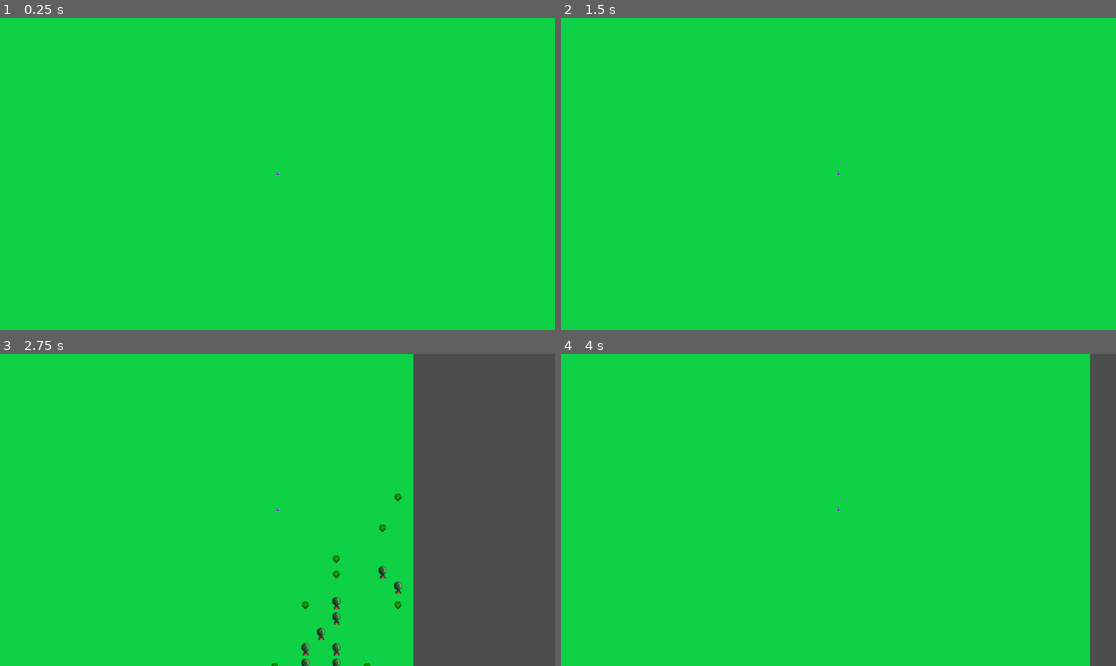
Above: before the commit, frames 1-4 (two rows, left to right).
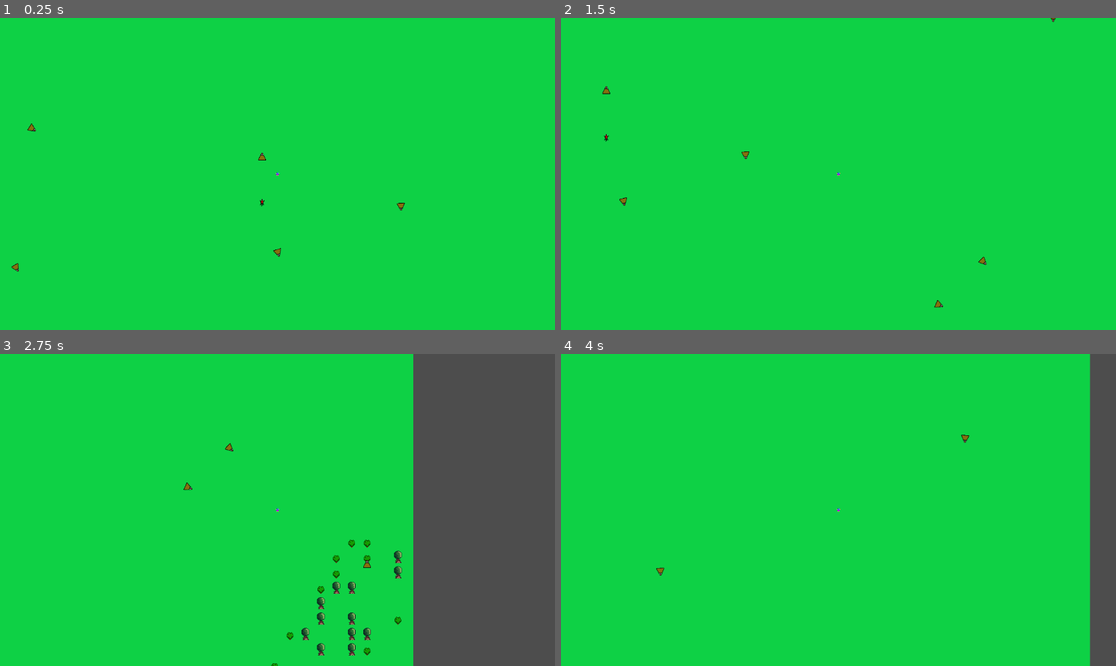
Above: after the commit, the same moments.

Repository: JimBimBomBom/Bakalarka---CLEAN
Game: Godot game, scene res://SCENES/world_scene.tscn
Two runs of this game, one before a commit and one after it. Both use one fixed random seed, a clock stepped at 60 frames per second and the inputs below.
Inputs:
- Up to frame 1 (0.25 s): no input
- Up to frame 2 (1.5 s): hold Right (ui_right) 0.53-1.28 s; hold Down (ui_down) from 1.28 s (still down)
- Up to frame 3 (2.75 s): release Down (ui_down) at 2.03 s; hold Right (ui_right) from 2.03 s (still down)
- Up to frame 4 (4 s): release Right (ui_right) at 2.78 s; hold Up (ui_up) 2.78-3.53 s; hold Left (ui_left) from 3.53 s (still down)

The runs differ from the first frame. In frame 1, 0.1% of the frame differs, in the area x 2-73%, y 33-82%; in frame 2, 0.1%; in frame 3, 1.3%, in the area x 33-73%, y 28-100%; in frame 4, less than 0.1%.
Error before the commit: Parse Error: Could not resolve super class inheritance from "Animal_Characteristics". (res://SCRIPTS/NPC_FSM/Animal.gd:1)

Commit message:
New PC -> upload

Diff:
--- a/Simulation/SCRIPTS/Global/World_Variables.gd
+++ b/Simulation/SCRIPTS/Global/World_Variables.gd
@@ -27,7 +27,10 @@
 var seek_hydration_threshold = 0.2
 var seek_nutrition_threshold = 0.2
 var animal_acceleration_mult = 10
-var animal_velocity_mult = 40
+var animal_velocity_mult = 5
+
+var fight_back_chance = 0.2
+var agility_modifier = 5
 
 #Groups
 var animal_group : String = "Animals"
--- a/Simulation/SCRIPTS/NPC_FSM/Animal.gd
+++ b/Simulation/SCRIPTS/NPC_FSM/Animal.gd
@@ -28,11 +28,13 @@
 
 func spawn_animal(pos, type, parent_1, parent_2):
 	genes = genes.pass_down_genes(parent_1.genes, parent_2.genes)
+	vore_type = type
 	set_characteristics(genes)
 	position = Vector2(pos.x, pos.y) * World.tile_size
 
 func construct_animal(pos : Vector2i, type : World.Vore_Type):
 	genes.generate_genes()
+	vore_type = type
 	set_characteristics(genes)
 	position = Vector2(pos.x, pos.y) * World.tile_size
 
@@ -61,11 +63,11 @@
 		animal_state = Animal_Base_States.SATED
 
 func reset_acceleration():
-	acceleration *= 0
+	desired_velocity *= 0
 
 func stop_animal():
 	velocity *= 0
-	acceleration *= 0
+	desired_velocity *= 0
 
 func free_cadaver():
 	remove_from_group(World.cadaver_group)
@@ -97,7 +99,7 @@
 func filter_animals_by_danger() -> Array[Animal]:
 	var dangerous_animals : Array[Animal]
 	for animal in detected_animals:
-		if genes.vore_type == World.Vore_Type.HERBIVORE and animal.genes.vore_type == World.Vore_Type.CARNIVORE:
+		if vore_type == World.Vore_Type.HERBIVORE and animal.vore_type == World.Vore_Type.CARNIVORE:
 			dangerous_animals.append(animal)
 	return dangerous_animals
 
@@ -119,11 +121,10 @@
 				closest_animal = dist
 	return result
 
-
 func fight(defender : Animal) -> void: # mb have a combat log -> combat instance with participants(many herbivores fighting off a carnivore etc.)
 	defender.health -= attack_damage
-	if position.distance_to(defender.position) < defender.attack_range and randf_range(0, 1) < 0.2:
-		health -= defender.attack_damage
+	#if randf_range(0, 1) < World.fight_back_chance:
+	#	health -= defender.attack_damage
 
 func within_bounds(tile_index : Vector2) -> bool:
 	if tile_index.x > -World.width and tile_index.x < World.width and tile_index.y > -World.height and tile_index.y < World.height:
@@ -133,8 +134,7 @@
 func max(a : int, b : int) -> int:
 	if a > b:
 		return a
-	else:
-		return b
+	return b
 
 func get_tiles_from_senses() -> Array[World.Tile_Properties]:
 	var result : Array[World.Tile_Properties]
@@ -179,11 +179,11 @@
 			result.append(animal)
 	return result
 
-func reproduce_with_animal(animal):
+func reproduce_with_animal(animal : Animal):
 	# can_have_sex = false
 	animal.become_pregnant(self)
 
-func become_pregnant(partner):
+func become_pregnant(partner : Animal):
 	can_have_sex = false
 	sexual_partner = partner
 	get_node("pregnancy_timer").start()
--- a/Simulation/SCRIPTS/NPC_FSM/Carnivore.gd
+++ b/Simulation/SCRIPTS/NPC_FSM/Carnivore.gd
@@ -13,8 +13,7 @@
 
 	match animal_state:
 		Animal_Base_States.FLEEING:
-			var force = get_flee_dir(dangerous_animals)
-			move_calc(force)
+			var force = set_next_move(get_flee_dir(dangerous_animals))
 		Animal_Base_States.HUNGRY:
 			var animals_in_range : Array[Animal]
 			if nutrition_norm < 0.1: #animals_in_hearing_range#filter_animals_by_type(animals_in_hearing_range, Animal_Types.DEER)
@@ -26,15 +25,15 @@
 			if not cadavers_in_range.is_empty() or not animals_in_range.is_empty(): #STALKING
 				carnivore_eat(animals_in_range, cadavers_in_range, delta)
 			else:
-				move_calc(get_roam_dir(animals_of_same_type))
+				set_next_move(wander())
 		Animal_Base_States.THIRSTY:
 			var hydration_in_range : Array[World.Tile_Properties] = hydration_in_range()
 			if not hydration_in_range.is_empty():
 				animal_hydrate(hydration_in_range, delta)
 			else:
-				move_calc(get_roam_dir(animals_of_same_type))
+				set_next_move(wander())
 		Animal_Base_States.SATED:
-			move_calc(get_roam_dir(animals_of_same_type))
+			set_next_move(wander())
 
 enum Consumption_State {
 	CONSUMING,
@@ -46,11 +45,11 @@
 	match consumption_state:
 		Consumption_State.SEEKING:
 			if target.animal_state == Animal_Base_States.DEAD:
-				move_calc(smooth_seek(target.position))
+				set_next_move(smooth_seek(target.position))
 				if position.distance_to(target.position) < 10:
 					consumption_state = Consumption_State.CONSUMING
 			else:
-				move_calc(pursue(target))
+				set_next_move(pursue(target))
 				if is_target_in_range(target): #ATTACKING
 					consumption_state = Consumption_State.ATTACKING
 		Consumption_State.ATTACKING:
@@ -58,25 +57,20 @@
 			fight(target) # maybe the result of fight should tell us what our next_state is (we kill our prey -> consuming)
 			consumption_state = Consumption_State.SEEKING
 		Consumption_State.CONSUMING: #TODO will consume only half the time.. consume->seek->consum...
-			# stop_animal() can't be here -> if animal wasn't the one who finished of the cadaver its' state won't change
-			# so it will remain in state CONSUMING -> so next time it would see a next target it would stop
-			if not eat_animal(target, delta):
+			if position.distance_to(target.position) >= 10 or target.animal_state != Animal_Base_States.DEAD:
 				consumption_state = Consumption_State.SEEKING
+			else:
+				eat_animal(target, delta)
 
-func eat_animal(target : Animal, delta : float) -> bool:
-	if position.distance_to(target.position) >= 10 and target.animal_state != Animal_Base_States.DEAD:
-		return false
+func eat_animal(target : Animal, delta : float):
 	stop_animal() # we are currently eating -> stop
 	var food_gain = delta * 5 #TODO
 	if target.mass <= food_gain:
 		nutrition += target.mass
 		target.free_cadaver()
-		return false # We ate our prey -> change state to SEEKING
 	else:
 		nutrition += food_gain
 		target.mass -= food_gain
-
-	return true
 
 func is_target_in_range(target : Animal) -> bool:
 	if position.distance_to(target.position) < attack_range:
@@ -114,7 +108,7 @@
 	match consumption_state:
 		Consumption_State.SEEKING:
 			var target = World.get_tile_pos(tile)
-			move_calc(smooth_seek(target))
+			set_next_move(seek(target))
 			if position.distance_to(target) < 10:
 				consumption_state = Consumption_State.CONSUMING
 		Consumption_State.CONSUMING:
@@ -129,7 +123,6 @@
 
 func process_animal(delta : float):
 	update_animal_norms()
-	reset_acceleration() #every "move" is isolated
 	carnivore_fsm(delta)
 
 func _on_timer_timeout():
--- a/Simulation/SCRIPTS/NPC_FSM/Characteristics.gd
+++ b/Simulation/SCRIPTS/NPC_FSM/Characteristics.gd
@@ -5,25 +5,29 @@
 var age : World.Age_Group
 var change_age_period : int
 
-var sexual_partner : Animal
+var sexual_partner
 var can_have_sex : bool
+var vore_type : World.Vore_Type
 
 #Locomotion
 var max_velocity : float
 var max_steering_force : float
-var desired_velocity : Vector2 = (0, 0)
+var desired_velocity = Vector2(0, 0)
+var direction : Vector2
 #Locomotion - Wander variables
-var wander_jitter : float = 1.0
-var wander_radius : float = 20.0
-var wander_distance : float = 10.0
+var wander_jitter : float = 1
+var wander_radius : float = 10.0
+var wander_distance : float = 30.0
 var wander_target : Vector2 # needs to be initialized
 
 var threat_range : float
 
+var flock_weight : float = 0.4
 var flock_behaviour_radius : float
 var separation_weight : float
 var cohesion_weight : float
 var alignment_weight : float
+
 
 #Base stats
 var mass : float
@@ -49,8 +53,14 @@
 	can_have_sex = true
 
 	#Locomotion
-	max_velocity = (genes.musculature + (genes.metabolic_rate/2)) / (genes.size + World.velocity_start_point) # hate it
-	max_steering_force = genes.musculature / genes.size
+	max_velocity = genes.musculature / genes.size  + 4# hate it
+	max_steering_force = genes.agility * 5
+	direction = Vector2(randf(), randf()).normalized() # set starting orientation
+
+	wander_jitter = genes.agility * 6
+	wander_radius = max_velocity
+	wander_distance = wander_radius # 2*max_velocity
+	wander_target = direction * wander_radius # we want to moving forward
 
 	threat_range = genes.sense_range # TODO
 	flock_behaviour_radius = genes.sense_range/3 # TODO
@@ -63,76 +73,92 @@
 	attack_damage = genes.musculature * mass * genes.offense
 	attack_range = genes.size * 15
 
-	max_resources = mass / (genes.musculature + World.resource_start_point)
+	max_resources = mass / genes.musculature # + World.resource_start_point)
 	nutrition = max_resources    /3
 	hydration = max_resources    /2
 
-	separation_radius = genes.size * 15
-	cohesion_radius = 100
-	alignment_radius = 100
-
-func _ready():
-	wander_target = Vector2(wander_radius, 0).rotated(randf() * TAU)
+	separation_weight = genes.size
+	cohesion_weight = genes.size
+	alignment_weight = genes.size
 
 func get_tile_on_curr_pos() -> Vector2:
 	var result : Vector2i = position/World.tile_size
 	return Vector2(result.x, result.y)
 
+func set_next_move(force : Vector2):
+	desired_velocity = force.normalized()*max_velocity
+
 func do_move(delta : float) -> void:
-	var steering_force = (desired_velocity*max_velocity) - velocity # desired_velocity is always normalized -> *max_vel
+	var my_vel = velocity
+	var my_desired_vel = desired_velocity
+
+	var steering_force = (desired_velocity - velocity) * delta
 	steering_force.limit_length(max_steering_force)
+	velocity += steering_force
+	velocity.limit_length(max_velocity)
+	if velocity:
+		direction = velocity.normalized()
+	rotation = velocity.angle() + PI/2
+	position += velocity * delta * World.animal_velocity_mult
+
+func do_move_with_flock(delta : float, animals_of_same_type : Array[Animal]):
+	var flock_force = flock(animals_of_same_type).limit_length(max_velocity) # ????
+	var steering_force = (desired_velocity - velocity) + flock_weight*flock_force
+	steering_force.limit_length(max_steering_force)
+
 	velocity += steering_force
 	velocity.limit_length(max_velocity)
 	rotation = velocity.angle() + PI/2
 	position += velocity * delta #* World.animal_velocity_mult
 
 func seek(target : Vector2) -> Vector2:
-	var desired_velocity = position.direction_to(target) * max_velocity
-	return (desired_velocity - velocity).normalized()
+	var wanted_velocity = position.direction_to(target) * max_velocity
+	return wanted_velocity
+
+func smooth_seek(target : Vector2) -> Vector2:
+	var wanted_velocity = target - position
+	return wanted_velocity
 
 func flee(target : Vector2) -> Vector2:
-	var desired_velocity = target.direction_to(position) * max_velocity
-	return (desired_velocity - velocity).normalized()
+	var my_pos = position
+	var wanted_velocity = target.direction_to(position) * max_velocity
+	return wanted_velocity
 
 func wander() -> Vector2:
-	wander_target += Vector2(rand_range(-wander_jitter, wander_jitter), rand_range(-wander_jitter, wander_jitter))
+	wander_target = direction * wander_radius
+	wander_target += Vector2(randf_range(-wander_jitter, wander_jitter), randf_range(-wander_jitter, wander_jitter))
 	wander_target = wander_target.normalized() * wander_radius
-	var target_world_position = position + (velocity.normalized() * wander_distance) + wander_target
-	return seek(target_world_position)
+
+	var circle_pos = velocity.normalized() * wander_distance + position
+	var target = circle_pos + wander_target
+	return smooth_seek(target)
 
 func pursue(target: CharacterBody2D) -> Vector2:
-    var to_target = target.position - position
-    var relative_heading = velocity.normalized().dot(target.velocity.normalized())
-
-    # Check if the target is ahead and facing the character with an angle less than 18 degrees
-    if to_target.dot(velocity.normalized()) > 0 and relative_heading < -0.95:  # cos(18°) is approximately 0.95
-        return seek(target.position)
-
-    # Predict future position
-    var lookahead_time = to_target.length() / (max_velocity + target.velocity.length())
-    var predicted_target = target.position + target.velocity * lookahead_time
-
-    return seek(predicted_target)
+	var to_target = target.position - position
+	var relative_heading = velocity.normalized().dot(target.velocity.normalized())
+
+	if to_target.dot(velocity.normalized()) > 0 and relative_heading < -0.95:  # cos(18°) is approximately 0.95
+		return seek(target.position)
+
+	var lookahead_time = to_target.length() / (max_velocity + target.velocity.length())
+	var predicted_target = target.position + target.velocity * lookahead_time
+	return seek(predicted_target)
 
 func evade(pursuer: CharacterBody2D) -> Vector2:
-    var distance = pursuer.position - position
-    if distance.length2() > threat_range * threat_range:
-        return Vector2()  # No need to evade if pursuer is far away
-
-    var estimated_time = distance.length() / max_velocity
-    var predicted_position = pursuer.position + pursuer.velocity * estimated_time
-
-    return flee(predicted_position)
-
-func get_flee_dir(animals : Array[Animal]) -> Vector2:
+	var distance = pursuer.position - position
+	var estimated_time = distance.length() / max_velocity
+	var predicted_position = pursuer.position + pursuer.velocity * estimated_time
+	return flee(predicted_position)
+
+func get_flee_dir(animals : Array[Animal]):# -> Vector2:
 	var force : Vector2 = Vector2(0, 0)
 	for animal in animals:
-		var dist = abs(position.distance_to(animal.position))
-		var temp_force = evade(animal)
+		var dist : float = abs(position.distance_to(animal.position))
+		var temp_force : Vector2 = evade(animal)
 		force += temp_force/dist
-	return force.normalized()
-
-func flock() -> Vector2:
+	return force
+
+func flock(animals_of_same_type : Array[Animal]) -> Vector2:
 	var separation_force = separation(animals_of_same_type)
 	var alignment_force = alignment(animals_of_same_type)
 	var cohesion_force = cohesion(animals_of_same_type)
@@ -140,7 +166,7 @@
 	var flocking_force = separation_force * separation_weight + alignment_force * alignment_weight + cohesion_force * cohesion_weight
 	return flocking_force
 
-func separation(animals) -> Vector2:
+func separation(animals : Array[Animal]) -> Vector2:
 	var force = Vector2()
 	for animal in animals:
 			var to_animal = position - animal.position
@@ -148,7 +174,7 @@
 				force += to_animal.normalized() / to_animal.length()
 	return force
 
-func alignment(animals) -> Vector2:
+func alignment(animals : Array[Animal]) -> Vector2:
 	var avg_velocity = Vector2()
 	var count = 0
 	for animal in animals:
@@ -163,7 +189,7 @@
 	else:
 		return Vector2()
 
-func cohesion(animals) -> Vector2:
+func cohesion(animals : Array[Animal]) -> Vector2:
 	var center_mass = Vector2()
 	var count = 0
 	for animal in animals:
@@ -174,56 +200,3 @@
 	if count > 0:
 		center_mass /= count
 	return seek(center_mass)
-
-func smooth_seek(target : Vector2) -> Vector2:
-	var force = seek(target)
-	var dist = position.distance_to(target)
-	if dist < 100:
-		force *= dist/100
-	return force
-
-
-func pursue(target : Animal) -> Vector2:
-	var look_ahead_magnitude = position.distance_to(target.position) / 20
-	var force = position.direction_to(target.position + (target.velocity * look_ahead_magnitude))
-	return (force - velocity).normalized()
-
-func evade(target : Animal) -> Vector2:
-	return pursue(target) * -1
-
-
-func get_separation_force(target: Animal):
-	var dist = abs(position.distance_to(target.position))
-	var dir = position.direction_to(target.position)
-	return dir/dist
-
-func get_cohesion_force(target: Animal):
-	var dist = abs(position.distance_to(target.position))
-	var dir = position.direction_to(target.position)
-	return dir/dist
-
-func get_alignment_force(target: Animal):
-	return target.velocity.normalized()
-
-func get_flock_dir(animals: Array[Animal]) -> Vector2:
-	var force : Vector2 = Vector2(0, 0)
-	var separation_force : Vector2 = Vector2(0, 0)
-	var cohesion_force : Vector2 = Vector2(0, 0)
-	var alignment_force : Vector2 = Vector2(0, 0)
-	for animal in animals:
-		var dist = abs(position.distance_to(animal.position))
-		if dist < separation_radius:
-			separation_force -= get_separation_force(animal)
-		if dist < cohesion_radius:
-			cohesion_force += get_cohesion_force(animal)
-		if dist < alignment_radius:
-			alignment_force += get_alignment_force(animal)
-	force = (separation_force.normalized() * genes.separation_mult) + (cohesion_force.normalized() * genes.cohesion_mult) + (alignment_force.normalized() * genes.alignment_mult)
-	return force.normalized()
-
-func get_roam_dir(animals: Array[Animal]) -> Vector2: # BIG TODOOOOOO
-	var force : Vector2 = wander()
-	var force = Vector2(0, 0)
-	if not animals.is_empty():
-		force += get_flock_dir(animals)
-	return force
--- a/Simulation/SCRIPTS/NPC_FSM/Genes.gd
+++ b/Simulation/SCRIPTS/NPC_FSM/Genes.gd
@@ -4,9 +4,9 @@
 var gender : World.Gender
 var size : float
 var musculature : float
+var agility : float
 var metabolic_rate : float
 var offense : float
-var vore_type : World.Vore_Type
 
 #Sexual
 var male_sex_cooldown : float # redundant atm
@@ -32,12 +32,9 @@
 		gender = World.Gender.FEMALE
 	size = randf_range(0, 1)
 	musculature = randf_range(0, 1)
+	agility = randf_range(0, 1)
 	metabolic_rate = randf_range(0, 1)
 	offense = randf_range(0, 1)
-	if randi_range(0, 1):
-		vore_type == World.Vore_Type.CARNIVORE
-	else:
-		vore_type == World.Vore_Type.HERBIVORE
 
 	male_sex_cooldown = World.hours_in_day
 	pregnancy_duration = 2 * World.hours_in_day
@@ -60,9 +57,9 @@
 		gender = parent_2.gender
 	size = World.extract_gene(parent_1.size, parent_2.size)
 	musculature = World.extract_gene(parent_1.musculature, parent_2.musculature)
+	agility = World.extract_gene(parent_1.agility, parent_2.agility)
 	metabolic_rate = World.extract_gene(parent_1.metabolic_rate, parent_2.metabolic_rate)
 	offense = World.extract_gene(parent_1.offense, parent_2.offense)
-	vore_type = parent_1.vore_type
 
 	male_sex_cooldown = World.extract_gene(parent_1.male_sex_cooldown, parent_2.male_sex_cooldown)
 	pregnancy_duration = World.extract_gene(parent_1.pregnancy_duration, parent_2.pregnancy_duration)
--- a/Simulation/SCRIPTS/NPC_FSM/Herbivore.gd
+++ b/Simulation/SCRIPTS/NPC_FSM/Herbivore.gd
@@ -4,6 +4,10 @@
 
 var consumption_state : Consumption_State = Consumption_State.SEEKING
 var detected_crops : Array[Food_Crop] = []
+
+func construct_herbivore(pos):
+	construct_animal(pos, World.Vore_Type.HERBIVORE)
+	animal_type = Animal_Types.DEER
 
 func herbivore_fsm(delta : float):
 	var animals_in_sight : Array[Animal] = get_animals_from_sight()
@@ -14,34 +18,28 @@
 
 	match animal_state:
 		Animal_Base_States.FLEEING:
-			var force = get_flee_dir(dangerous_animals)
-			move_calc(force)
+			set_next_move(get_flee_dir(dangerous_animals))
 		Animal_Base_States.HUNGRY:
 			if not detected_crops.is_empty():
 				var crop_valid = get_closest_crop()
 				if crop_valid[1]:
 					herbivore_eat(crop_valid[0], delta)
 				else:
-					move_calc(get_roam_dir(animals_of_same_type))
+					set_next_move(wander())
 			else:
-				move_calc(get_roam_dir(animals_of_same_type))
+				set_next_move(wander())
 		Animal_Base_States.THIRSTY:
 			var hydration_in_range : Array[World.Tile_Properties] = hydration_in_range()
 			if not hydration_in_range.is_empty():
 				animal_hydrate(hydration_in_range, delta)
 			else:
-				move_calc(get_roam_dir(animals_of_same_type))
+				set_next_move(wander())
 		Animal_Base_States.SATED:
 			# if gender == World.Gender.MALE and not reproduced_recently:
 			# 	var potential_mates = select_potential_mates()
 			# 	if not potential_mates.is_empty():
 			# 		reproduce_with_animal(potential_mates[0]) # so far the only heuristic is viscinity
-			move_calc(get_roam_dir(animals_of_same_type))
-
-func process_animal(delta : float):
-	update_animal_norms()
-	reset_acceleration() #every "move" is isolated
-	herbivore_fsm(delta)
+			set_next_move(wander())
 
 enum Consumption_State {
 	CONSUMING,
@@ -50,20 +48,23 @@
 func herbivore_eat(crop, delta : float):
 	match consumption_state:
 		Consumption_State.SEEKING:
-			move_calc(smooth_seek(crop.position))
+			set_next_move(smooth_seek(crop.position))
 			if position.distance_to(crop.position) < 10:
 				consumption_state = Consumption_State.CONSUMING
 		Consumption_State.CONSUMING:
-			stop_animal()
-			eat_crop(crop)
-			consumption_state = Consumption_State.SEEKING
+			if position.distance_to(crop.position) >= 10:
+				consumption_state = Consumption_State.SEEKING
+			else:
+				stop_animal()
+				eat_crop(crop)
+				consumption_state = Consumption_State.SEEKING
 
 func animal_hydrate(hydration_in_range : Array[World.Tile_Properties], delta : float):
 	var tile = select_hydration_tile(hydration_in_range)
 	match consumption_state:
 		Consumption_State.SEEKING:
 			var target = World.get_tile_pos(tile)
-			move_calc(smooth_seek(target))
+			set_next_move(smooth_seek(target))
 			if position.distance_to(target) < 10:
 				consumption_state = Consumption_State.CONSUMING
 		Consumption_State.CONSUMING:
@@ -90,9 +91,13 @@
 	nutrition += crop.yield_value * 10 #temporary 10
 	crop.be_eaten()
 
+func process_animal(delta : float):
+	update_animal_norms()
+	herbivore_fsm(delta)
+
 func _on_timer_timeout():
 	var delta = 0.1 # once I give animals the chance to influence their delta with a gene -> replace only here
-	if animal_state != Animal_Base_States.DEAD:
+	if animal_state != Animal_Base_States.DEAD: # could separate branches into functions + set timer to appropriate func
 		process_animal(delta)
 	else:
 		free_cadaver()
@@ -111,10 +116,3 @@
 		detected_animals.erase(body)
 	elif body is Food_Crop:
 		detected_crops.erase(body)
-
-func get_seek_dir(target : Animal) -> Vector2:
-	return position.direction_to(target.position).normalized()
-
-func construct_herbivore(pos):
-	construct_animal(pos, World.Vore_Type.HERBIVORE)
-	animal_type = Animal_Types.DEER
--- a/Simulation/SCRIPTS/World_Generation/world.gd
+++ b/Simulation/SCRIPTS/World_Generation/world.gd
@@ -44,6 +44,8 @@
 			var tile = World.Map.tiles[pos] # placeholder fttb
 			if tile.type == World.Tile_Type.WATER:
 				continue
+			if randf_range(0, 1) <= 0.75: #ADD mb custom probability?
+				continue
 
 			if between(moist, 0.6, 0.8) and between(temp, 0.4, 0.8):
 				place_vegetation(pos, World.Vegetation_Type.TREE_1, 0)
@@ -57,9 +59,6 @@
 				place_vegetation(pos, World.Vegetation_Type.BUSH_2, food_yield)
 
 func place_vegetation(pos, type, food_yield) -> void:
-	var rand = randf_range(0, 1)
-	if rand <= 0.75: #ADD mb custom probability?
-		return
 	var scene
 	if food_yield:
 		scene = load("res://SCENES/FoodCrop.tscn")
@@ -110,10 +109,10 @@
 func initialize_npcs():
 	var width = World.width
 	var height = World.height
-	construct_npc(Vector2(0, 0), World.Vore_Type.HERBIVORE)
-	construct_npc(Vector2(1, 1), World.Vore_Type.HERBIVORE)
-	construct_npc(Vector2(2, 3), World.Vore_Type.CARNIVORE)
-	return
+	# construct_npc(Vector2(0, 0), World.Vore_Type.HERBIVORE)
+	# construct_npc(Vector2(0, 0), World.Vore_Type.HERBIVORE)
+	# construct_npc(Vector2(2, 3), World.Vore_Type.CARNIVORE)
+	# return
 	for x in range(-width, width + 1):
 		for y in range(-height, height + 1):
 			var pos = Vector2(x, y)
